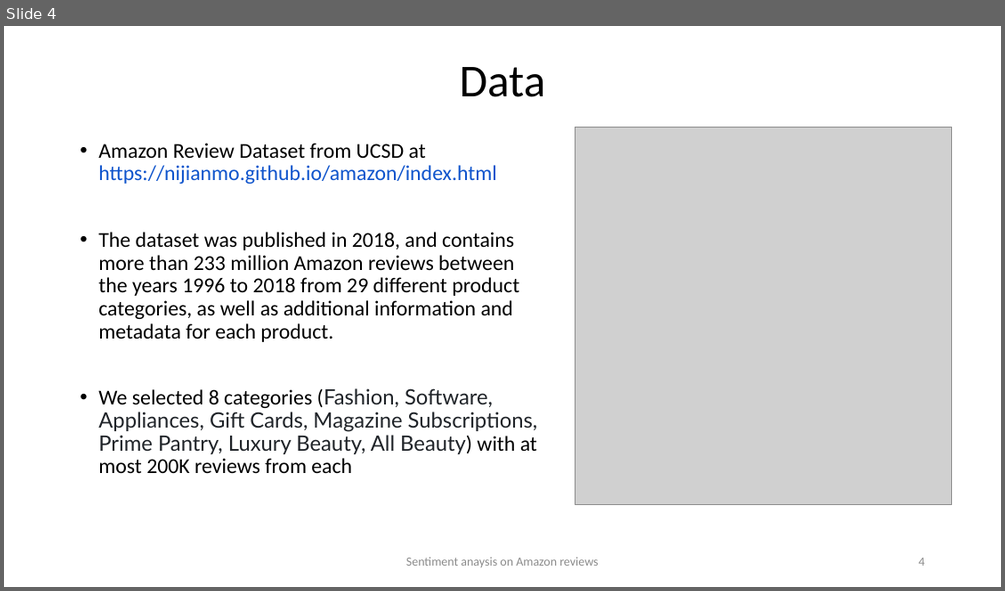
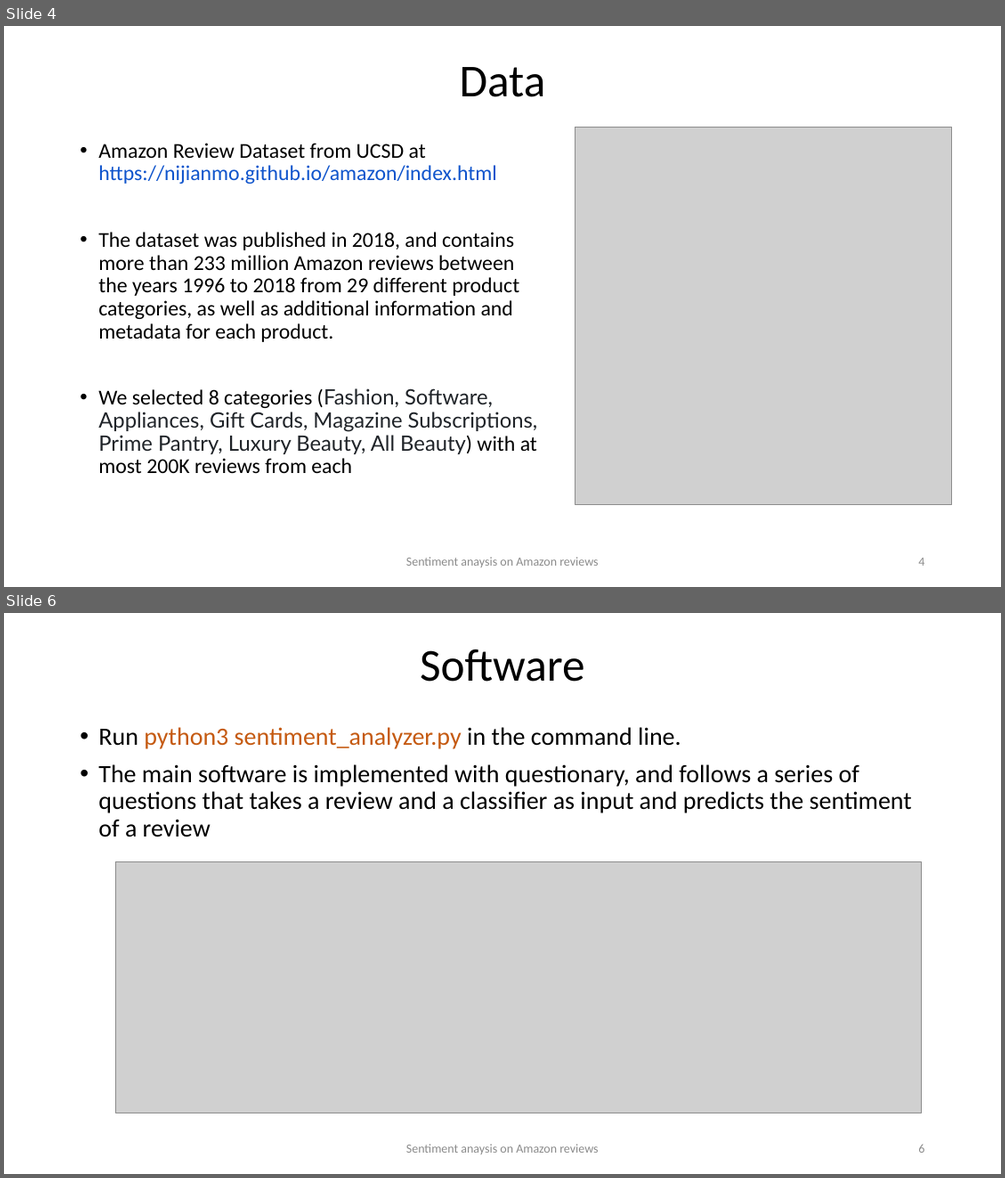
Before and after one commit to ytabatabaee/AmazonSentiment, a slide deck: final_presentation.pptx. Shown one above the other, each under a label of ours: slide 4 before the commit, slides 4 and 6 after it; the slides between them are not shown. The pictures are 1005x591 and 1005x1178 pixels, drawn with LibreOffice and Linux fonts; fonts in the diff are those of the drawing; grey boxes stand for pictures. Boxes give left, top, right and bottom in pixels: in the first picture for what was removed or moved away, otherwise in the second. Text is boxed around its words. In the diff, an @@ line names an element or a change of style, - is before the commit and + after.

```diff
--- a/final_presentation.pptx
+++ b/final_presentation.pptx
@@ slide 6 added at box(4, 613, 1001, 1174), background #FFFFFF @@
@@ title added at box(420, 649, 585, 682), 44 pt, text #000000 @@
+Software
@@ text added at box(98, 727, 912, 837), 24 pt, text #000000 @@
+• Run python3 sentiment_analyzer.py in the command line.
+• The main software is implemented with questionary, and follows a series of questions that takes a review and a classifier as input and predicts the sentiment of a review
@@ picture added at box(115, 862, 921, 1113) @@
@@ text added at box(406, 1143, 598, 1154), 12 pt, text #8C8C8C @@
+Sentiment anaysis on Amazon reviews
@@ page number added at box(918, 1144, 924, 1152), 12 pt, text #8C8C8C @@
+6
```
Also in this commit, not shown: 4 slides changed, 2 other files.
